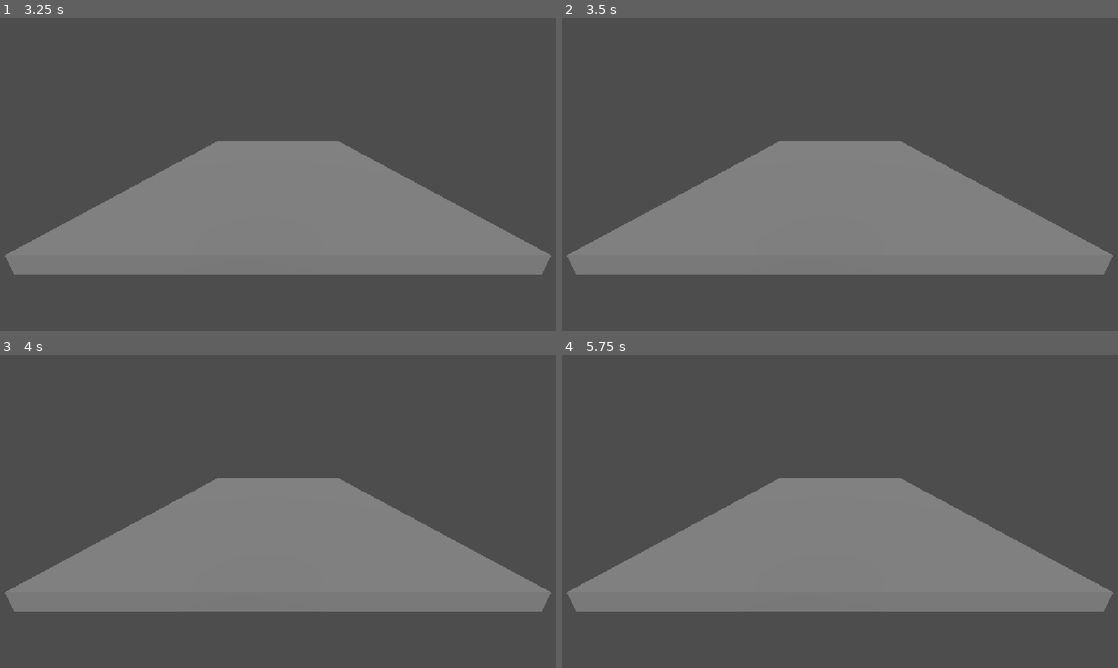
Above: before the commit, frames 1-4 (two rows, left to right).
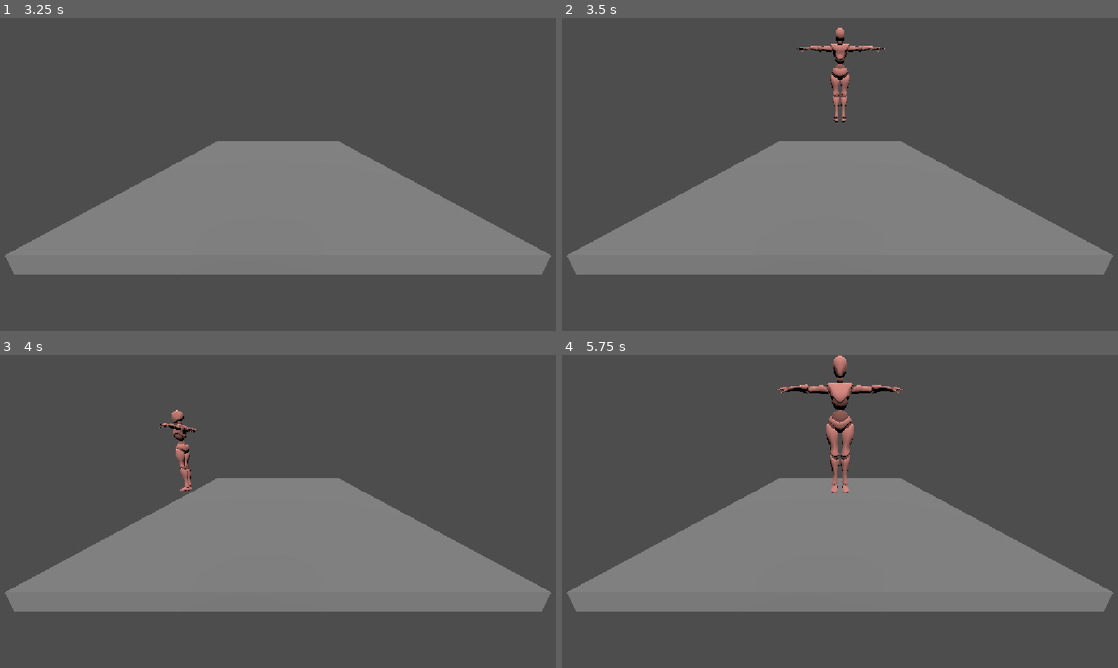
Above: after the commit, the same moments.

Repository: Ayoub-Ben-Yedder/ArtCade3.0
Game: Godot game, scene res://main.tscn
Same seed, same stepped clock (60 frames per second), same inputs: the game is played once before the commit and once after it.
Inputs:
- Up to frame 1 (3.25 s): tap Enter (ui_accept) at 0.5, 0.77, 1.52, 3.02 s; hold Right (ui_right) 0.53-1.28 s; hold Down (ui_down) 1.28-2.03 s; hold Right (ui_right) 2.03-2.78 s; hold Up (ui_up) from 2.78 s (still down)
- Up to frame 2 (3.5 s): keep holding Up (ui_up)
- Up to frame 3 (4 s): release Up (ui_up) at 3.53 s; hold Left (ui_left) from 3.53 s (still down); tap Enter (ui_accept) at 3.77 s
- Up to frame 4 (5.75 s): tap Enter (ui_accept) at 4.52 s; release Left (ui_left) at 5.03 s; hold Down (ui_down) from 5.03 s (still down)

Frame 1 is identical in both runs. In frame 2, 0.7% of the frame differs, in the area x 42-59%, y 3-34%; in frame 3, 0.5%; in frame 4, 1.6%, in the area x 38-62%, y 0-44%.

Commit message:
Add respawn

Diff:
--- a/player.gd
+++ b/player.gd
@@ -4,10 +4,17 @@
 const JUMP_VELOCITY = 4.5
 var gravity = ProjectSettings.get_setting("physics/3d/default_gravity")
 
+var start_position: Vector3
+
 func _ready():
 	platform_wall_layers = 1
+	start_position = global_position
 
 func _physics_process(delta):
+	if global_position.y < -10.0:
+		global_position = start_position
+		velocity = Vector3.ZERO
+		return
 	if not is_on_floor():
 		velocity.y -= gravity * delta
 	elif Input.is_action_just_pressed("ui_accept"):
